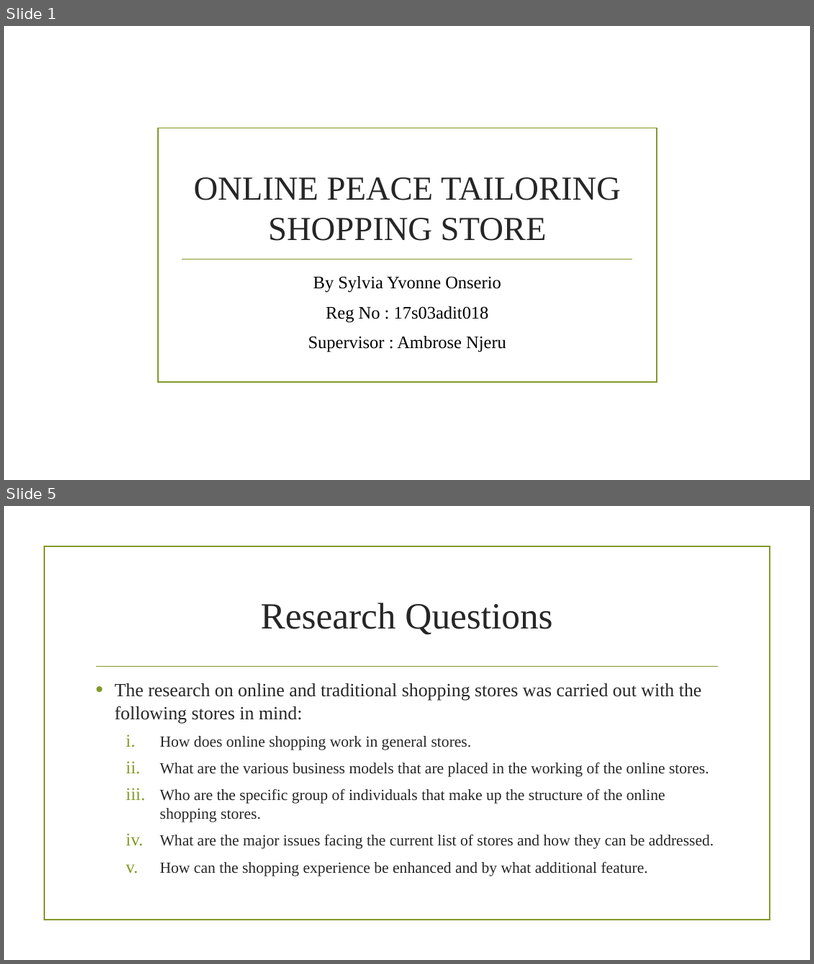
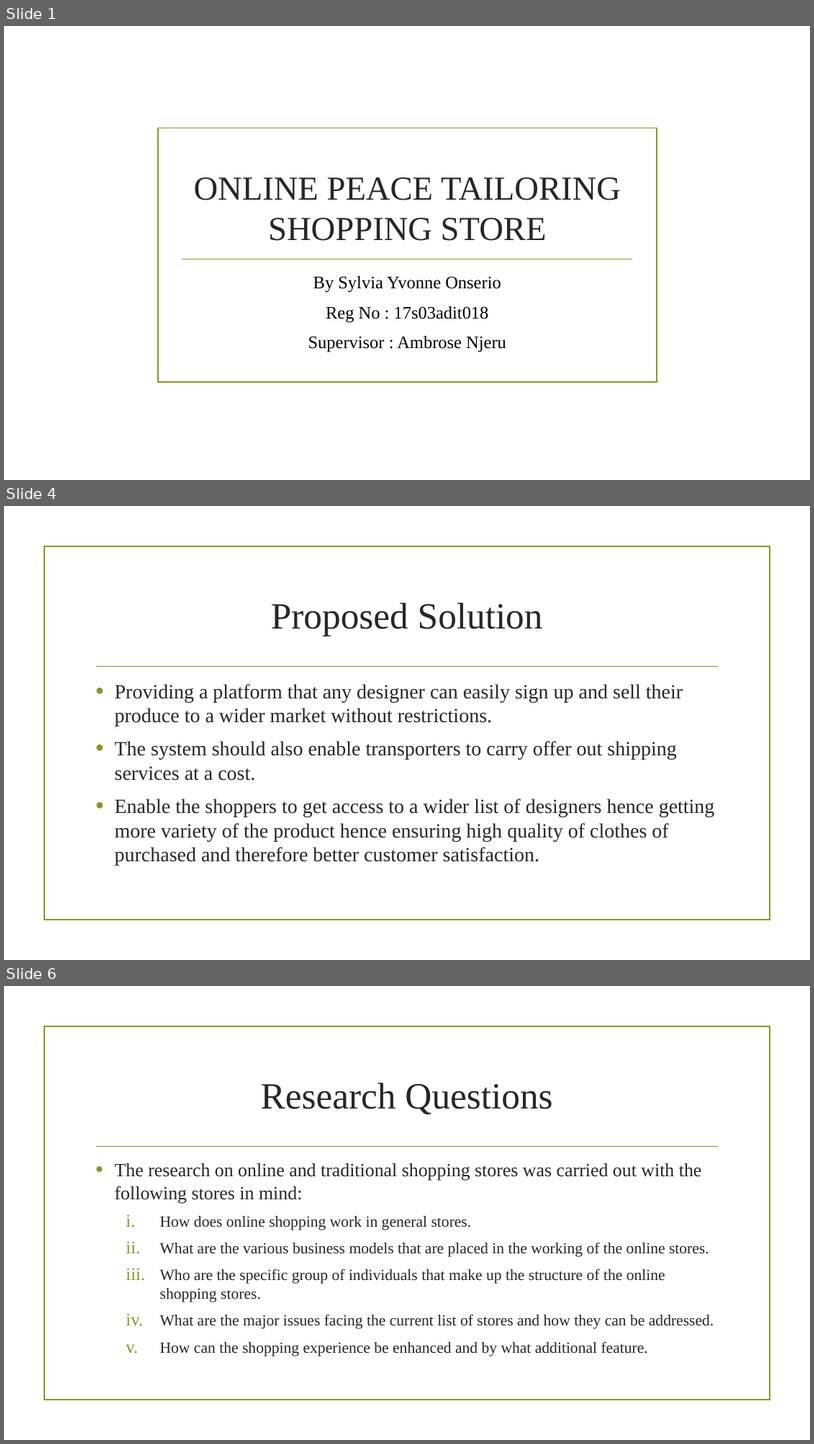
Before and after one commit to novak-jack15/IvyProject, a slide deck: report/ONLINE PEACE TAILORING SHOPPING STORE.pptx. Shown one above the other, each under a label of ours: slides 1 and 5 before the commit, slides 1, 4 and 6 after it; the slides between them are not shown. The pictures are 814x964 and 814x1444 pixels, drawn with LibreOffice and Linux fonts; fonts in the diff are those of the drawing; background and template pictures are left out. Boxes give left, top, right and bottom in pixels: in the first picture for what was removed or moved away, otherwise in the second. Text is boxed around its words. In the diff, an @@ line names an element or a change of style, - is before the commit and + after.

```diff
--- a/report/ONLINE PEACE TAILORING SHOPPING STORE.pptx
+++ b/report/ONLINE PEACE TAILORING SHOPPING STORE.pptx
@@ slide 4 added at (x1=4, y1=506, x2=810, y2=960), background picture (left out); not listed: 2 template elements that a slide beside it also shows @@
@@ title added at (x1=271, y1=602, x2=543, y2=636), 44 pt, text #262626 @@
+Proposed Solution
@@ text added at (x1=115, y1=684, x2=715, y2=865), 24 pt, text #262626 @@
+• Providing a platform that any designer can easily sign up and sell their produce to a wider market without restrictions.
+• The system should also enable transporters to carry offer out shipping services at a cost.
+• Enable the shoppers to get access to a wider list of designers hence getting more variety of the product hence ensuring high quality of clothes of purchased and therefore better customer satisfaction.
@@ what was slide 5 is now slide 6 @@
```
Also in this commit, not shown: 6 slides changed.
